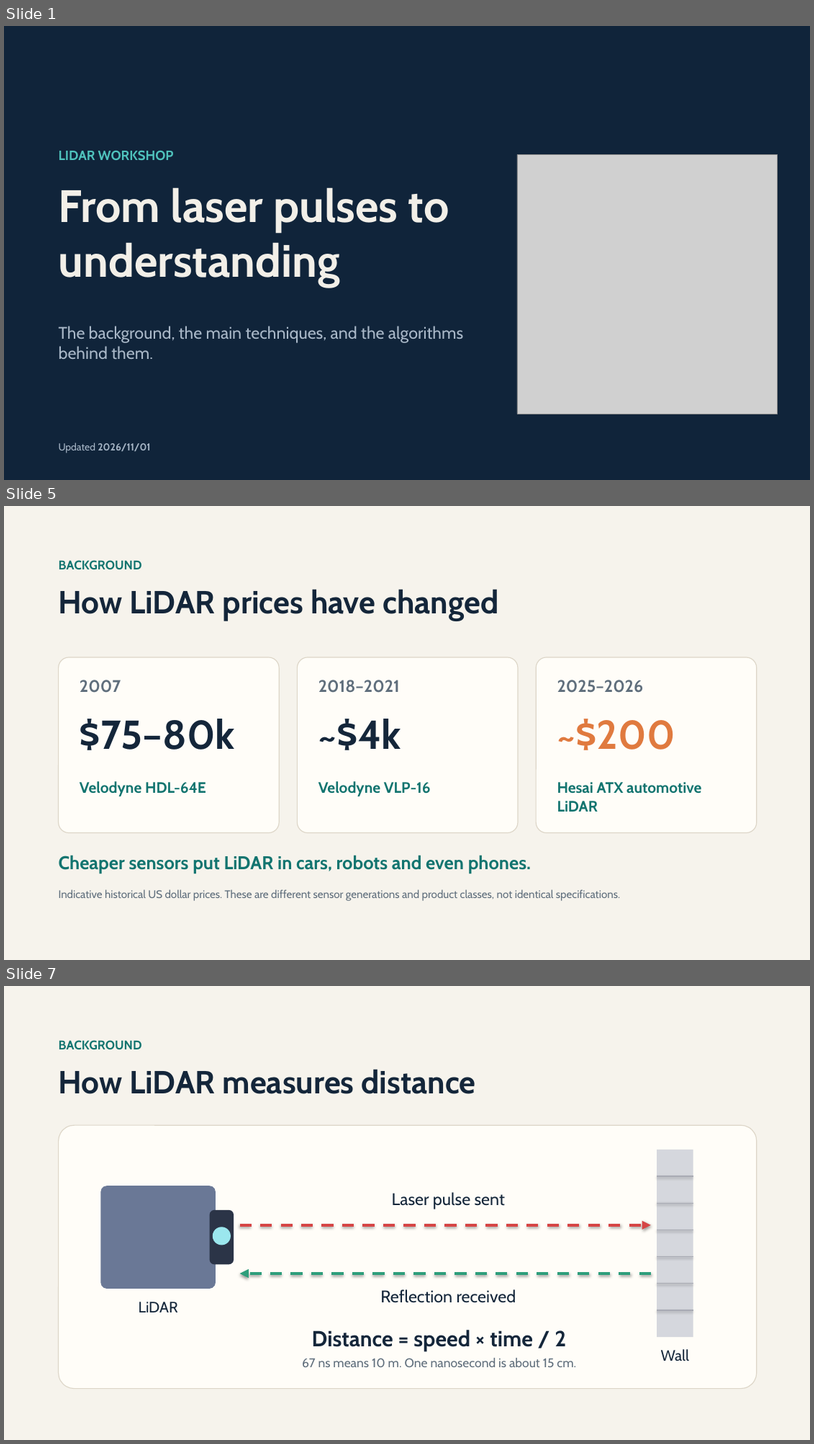
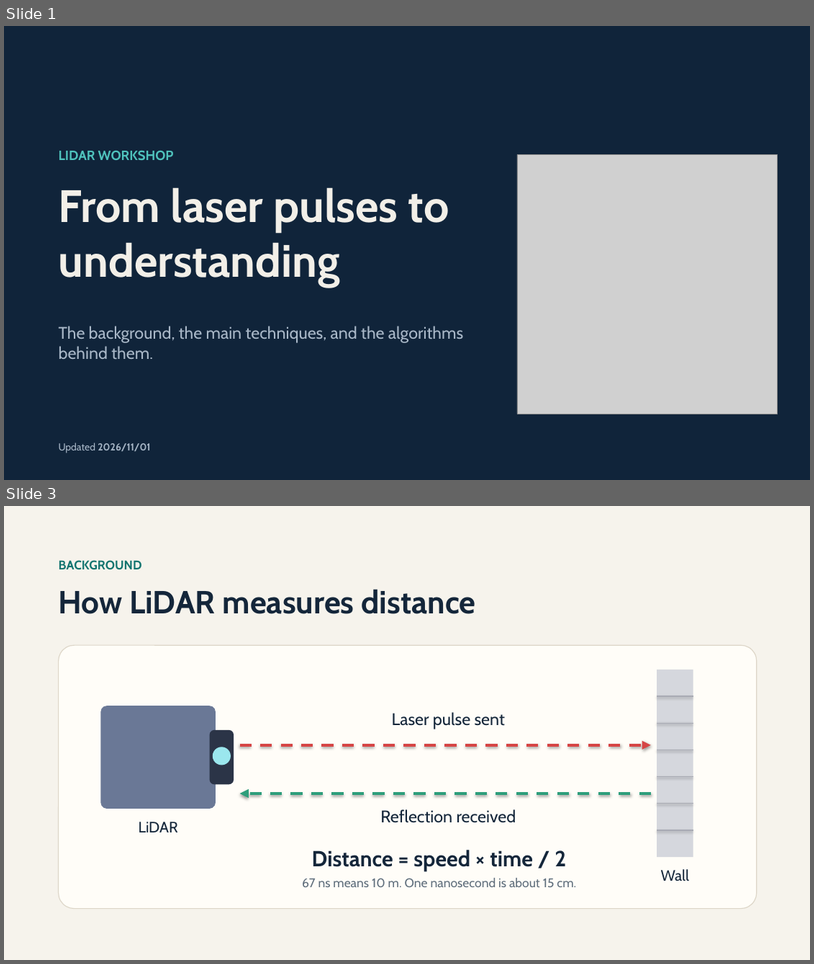
Before and after one commit to maninka123/lidar-learning-lab, a slide deck: presentation/LiDAR_Workshop_Slides.pptx. Shown one above the other, each under a label of ours: slides 1, 5 and 7 before the commit, slides 1 and 3 after it; the slides between them are not shown. The pictures are 814x1444 and 814x964 pixels, drawn with LibreOffice and Linux fonts; fonts in the diff are those of the drawing; grey boxes stand for pictures. Boxes give left, top, right and bottom in pixels: in the first picture for what was removed or moved away, otherwise in the second. Text is boxed around its words. In the diff, an @@ line names an element or a change of style, - is before the commit and + after.

```diff
--- a/presentation/LiDAR_Workshop_Slides.pptx
+++ b/presentation/LiDAR_Workshop_Slides.pptx
@@ slide 5 removed at (4, 506, 810, 960), background #F6F3EC @@
@@ text removed at (59, 560, 142, 570) @@
-BACKGROUND
@@ text removed at (59, 589, 499, 621) @@
-How LiDAR prices have changed
@@ rounded rectangle removed at (59, 657, 279, 833) @@
@@ rounded rectangle removed at (298, 657, 518, 833) @@
@@ rounded rectangle removed at (536, 657, 757, 833) @@
@@ text removed at (80, 680, 121, 692) @@
-2007
@@ text removed at (319, 680, 400, 692) @@
-2018–2021
@@ text removed at (558, 680, 644, 692) @@
-2025–2026
@@ text removed at (80, 718, 235, 750) @@
-$75–80k
@@ text removed at (319, 718, 401, 750) @@
-~$4k
@@ text removed at (558, 718, 676, 750) @@
-~$200
@@ text removed at (80, 781, 206, 796) @@
-Velodyne HDL-64E
@@ text removed at (319, 781, 431, 796) @@
-Velodyne VLP-16
@@ text removed at (558, 782, 702, 811) @@
-Hesai ATX automotive LiDAR
@@ text removed at (59, 854, 531, 873) @@
-Cheaper sensors put LiDAR in cars, robots and even phones.
@@ text removed at (59, 889, 620, 901) @@
-Indicative historical US dollar prices. These are different sensor generations and product classes, not identical specifications.
@@ what was slide 7 is now slide 3 @@
```
Also in this commit, not shown: 1 slide changed, 1 slide added, 3 other slides removed, 1 other file.
